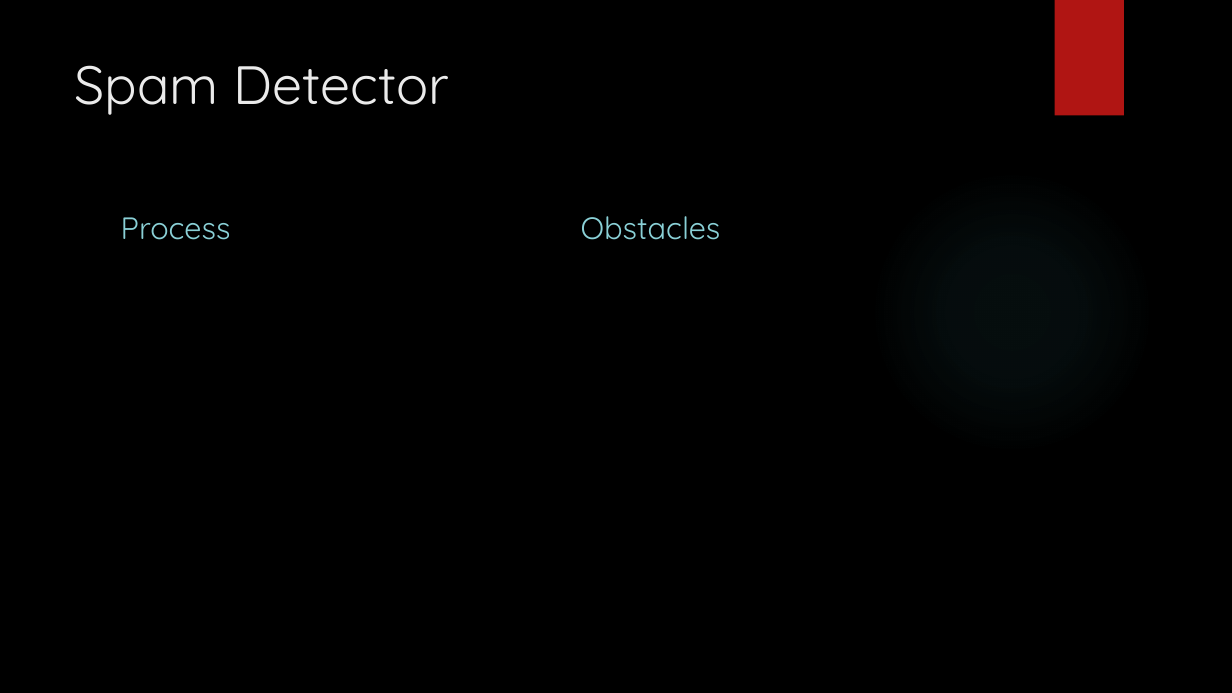
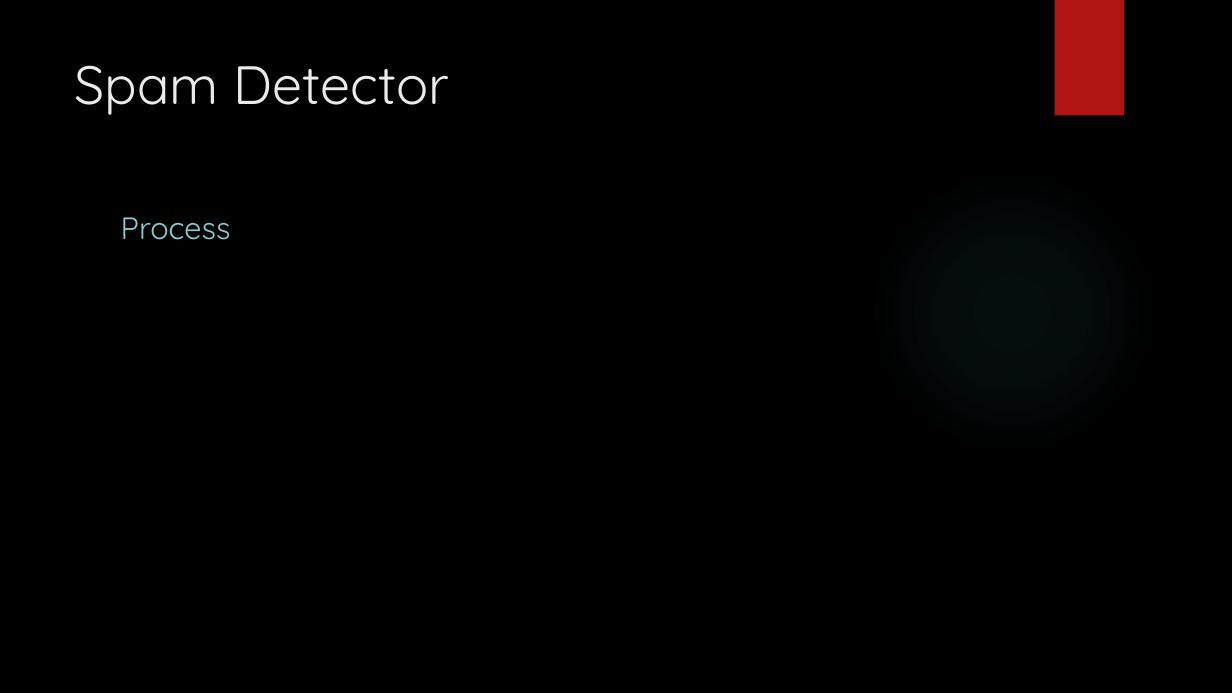
Before and after one commit to ezwang8/AI_BOOTCAMP_Group_Project_3_Amazon, a slide deck: slide 10 of RatingRefiner Presentation.pptx. Drawn at 1232x693 pixels with LibreOffice and Linux fonts; fonts in the diff are those of the drawing; background and template pictures are left out. Boxes give left, top, right and bottom in pixels: in the first picture for what was removed or moved away, otherwise in the second. Text is boxed around its words. In the diff, an @@ line names an element or a change of style, - is before the commit and + after.

Commit message:
final day

```diff
--- a/RatingRefiner Presentation.pptx
+++ b/RatingRefiner Presentation.pptx
@@ text removed at bbox=[581, 216, 721, 240] @@
-Obstacles
```
Also in this commit, not shown: 2 slides added.
